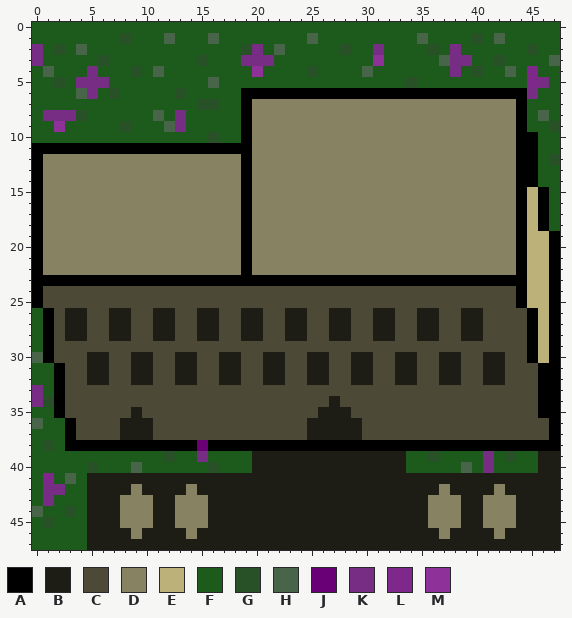
Pixel-art sprite -- CityGM.gmx/sprites/images/spr_school_2.png. Above is the file before it was changed.
The file is 48x48 pixels.
Palette (. is transparent): A #000000  B #1e1d15  C #4d4937  D #878261  E #bbb179  F #1c5b1c  G #285128  H #496549  J #690076  K #772d84  L #7d288a  M #8e329a
And afterwards:
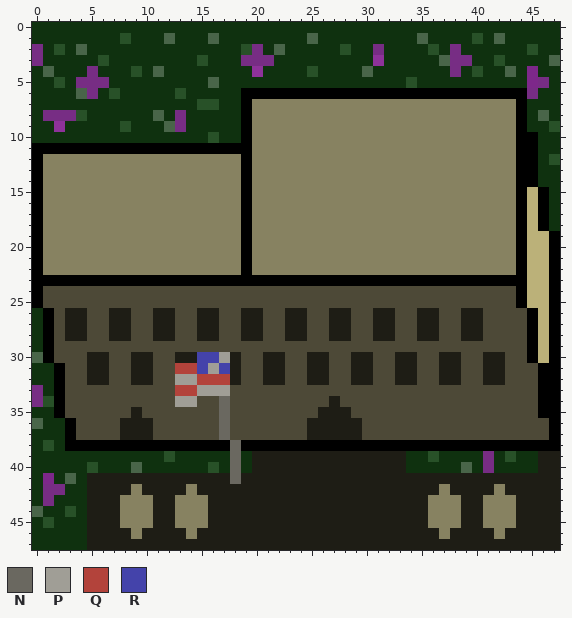
Colours new in this view: N #6a6860  P #a09e96  Q #b3433b  R #4443aa
From old to new:
Colour F changes from #1c5b1c to #0f310f.
Colour A replaces colour J in row 38 at x 15.
Colour F replaces colour K in row 39 at x 15.
Colour N replaces colour A in row 38 at x 18.
Colour N replaces colour B in row 41 at x 18.
Colour N replaces colour C in rows 34 to 37 at x 17.
Colour N replaces colour F in rows 39 to 40 at x 18.
Colour P replaces colour B in row 30 at x 17; in row 32 at x 13 to 14.
Colour P replaces colour C in row 31 at x 16; in row 33 at x 15 to 17; in row 34 at x 13 to 14.
Colour Q replaces colour B in row 31 at x 13 to 14; in row 32 at x 17.
Colour Q replaces colour C in row 32 at x 15 to 16; in row 33 at x 13 to 14.
Colour R replaces colour B in row 31 at x 17.
Colour R replaces colour C in row 30 at x 15 to 16; in row 31 at x 15.
